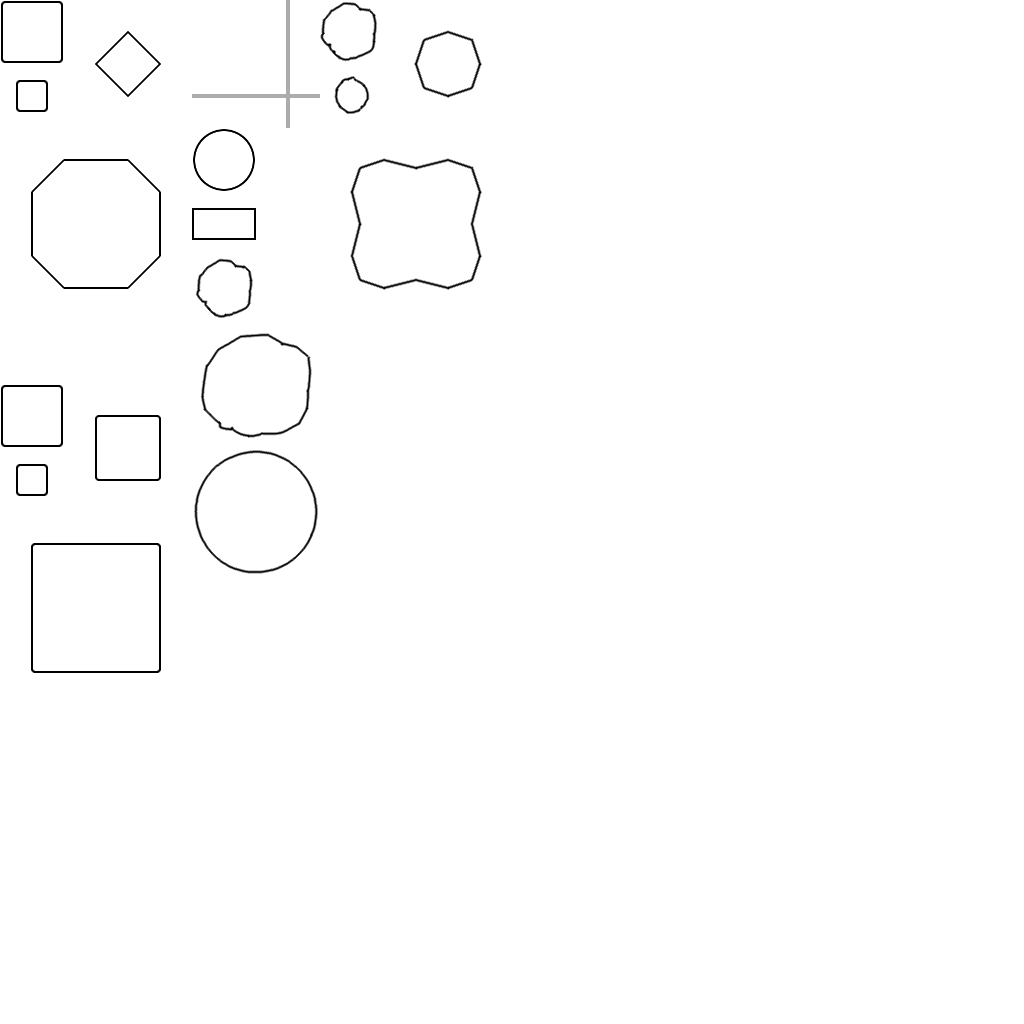
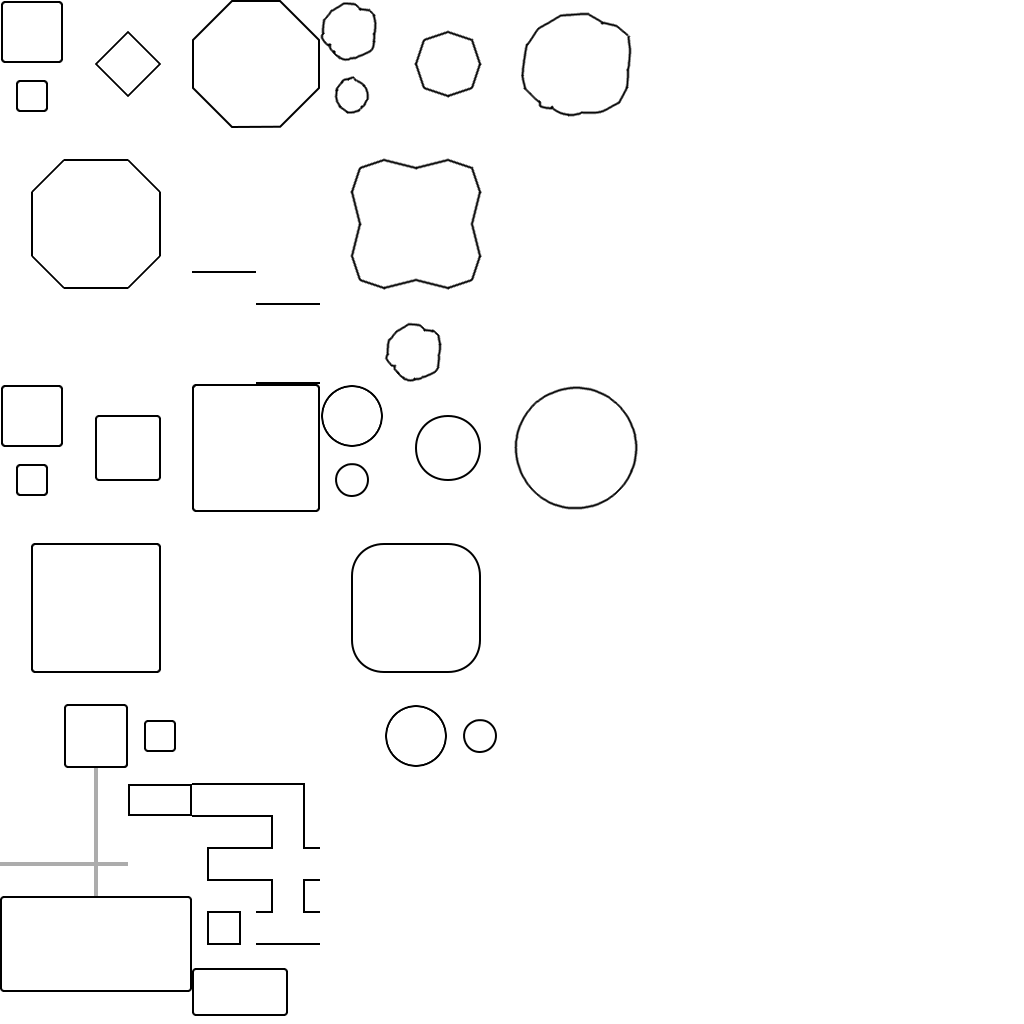
Comparing the layer stacks of the two 1024 x 1024 images. Changes:
painted on "low copy" over [0, 0, 638, 1016]
